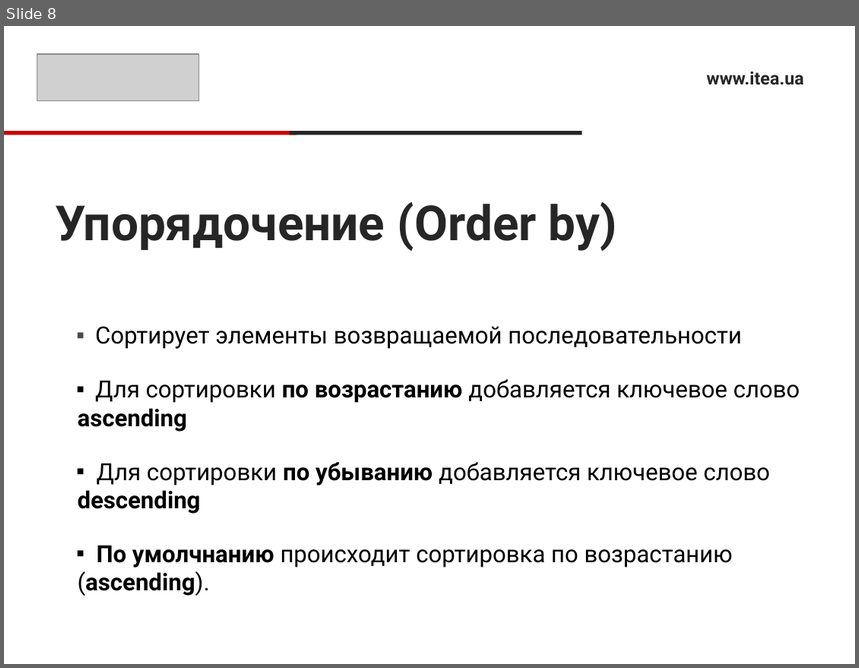
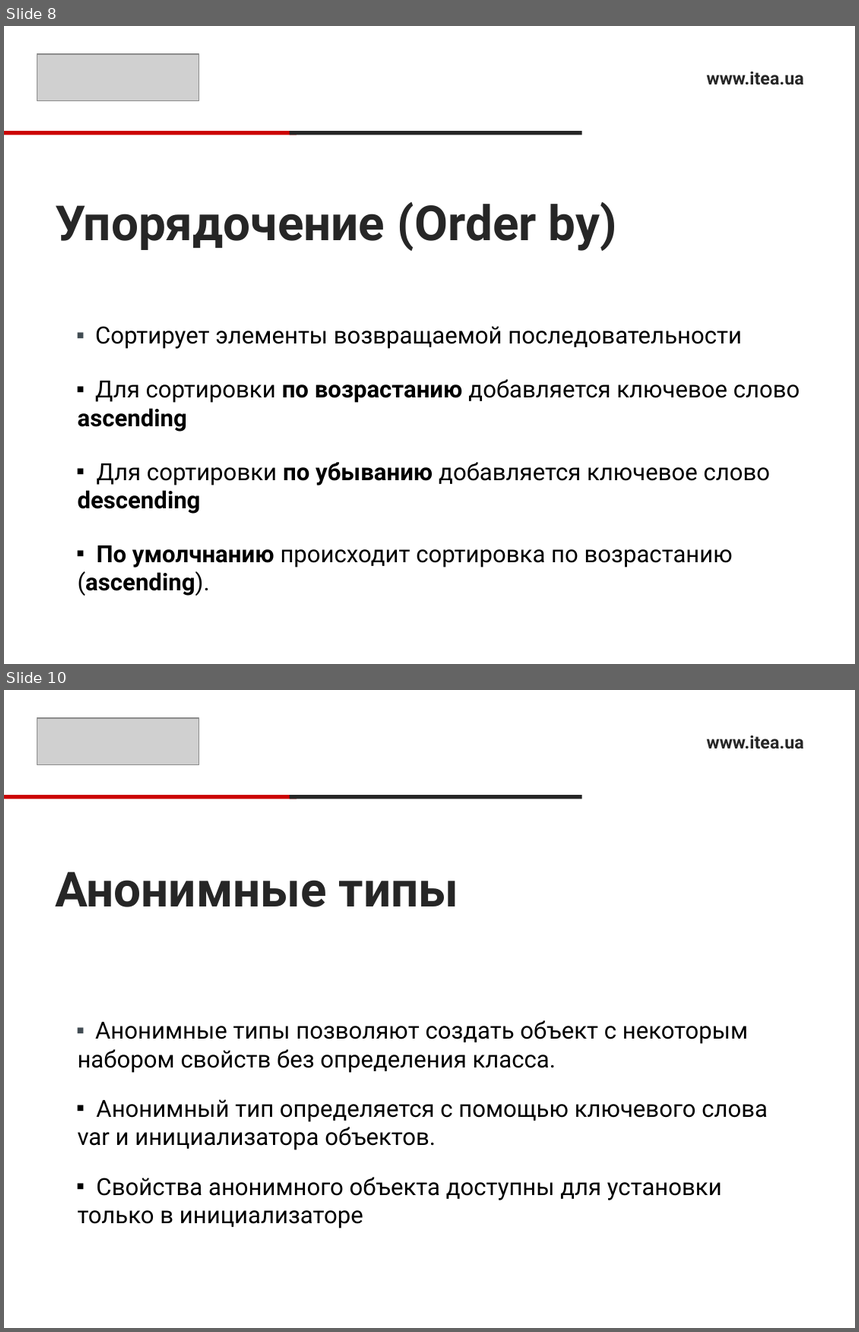
Before and after one commit to Ryabik/CSharpProfessional, a slide deck: 5.LINQ/LINQ.pptx. Shown one above the other, each under a label of ours: slide 8 before the commit, slides 8 and 10 after it; the slides between them are not shown. The pictures are 859x668 and 859x1332 pixels, drawn with LibreOffice and Linux fonts; fonts in the diff are those of the drawing; grey boxes stand for pictures. Boxes give left, top, right and bottom in pixels: in the first picture for what was removed or moved away, otherwise in the second. Text is boxed around its words. In the diff, an @@ line names an element or a change of style, - is before the commit and + after.

```diff
--- a/5.LINQ/LINQ.pptx
+++ b/5.LINQ/LINQ.pptx
@@ slide 10 added at box(4, 690, 855, 1328), background #FFFFFF @@
@@ picture added at box(37, 718, 199, 765) @@
@@ text added at box(707, 736, 804, 749), 15 pt, text #262626, bold @@
+www.itea.ua
@@ rectangle added at box(4, 795, 297, 799), fill #CC0000 @@
@@ rectangle added at box(289, 795, 582, 799), fill #262626 @@
@@ title added at box(55, 872, 458, 907), 41 pt, text #262626, bold @@
+Анонимные типы
@@ text added at box(78, 1021, 768, 1229), 20 pt, text #000000 @@
+▪ Анонимные типы позволяют создать объект с некоторым набором свойств без определения класса.
+▪ Анонимный тип определяется с помощью ключевого слова var и инициализатора объектов.
+▪ Свойства анонимного объекта доступны для установки только в инициализаторе
```
Also in this commit, not shown: 1 slide changed, 12 other files.
